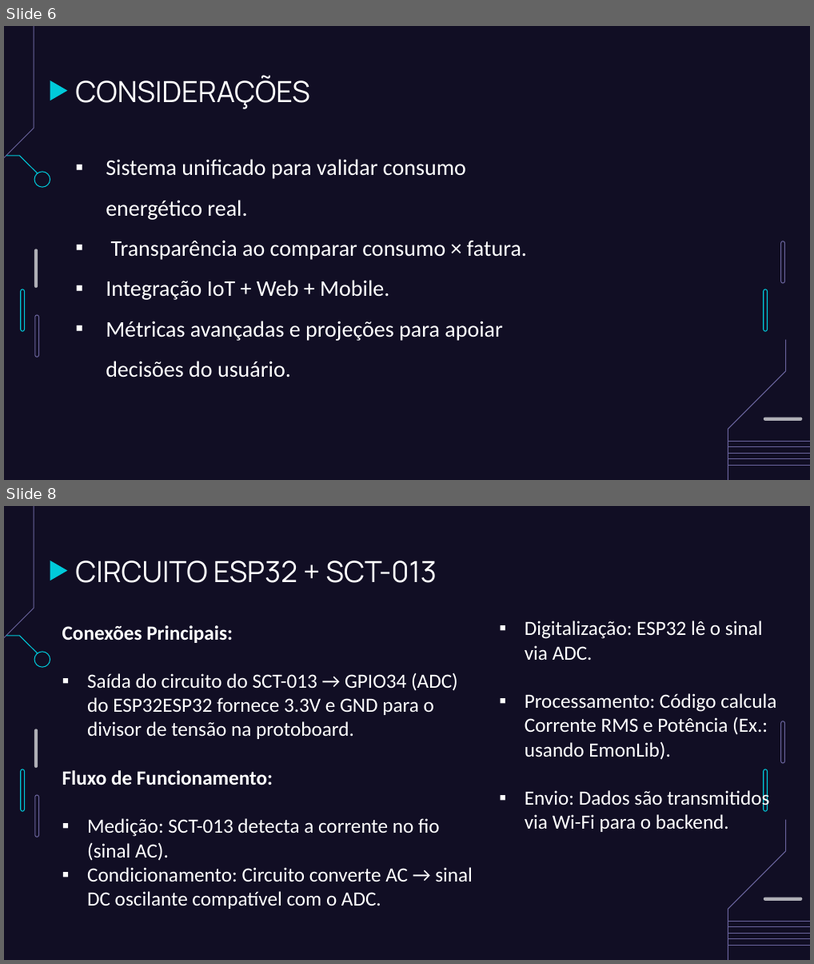
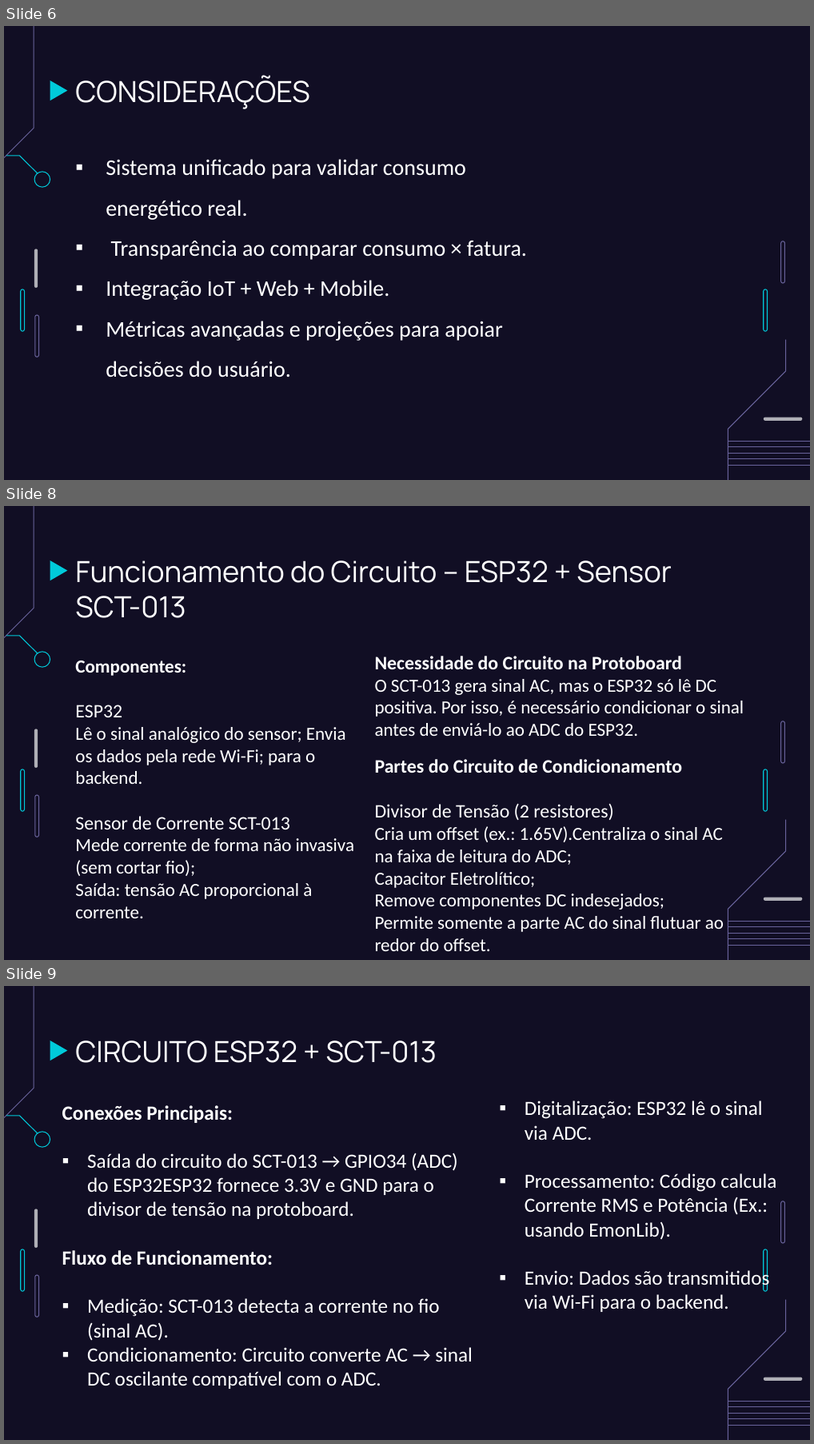
Before and after one commit to FatecFranca/DSM-G07-PI4-2025-2, a slide deck: monitor de energia eletrica.pptx. Shown one above the other, each under a label of ours: slides 6 and 8 before the commit, slides 6, 8 and 9 after it; the slides between them are not shown. The pictures are 814x964 and 814x1444 pixels, drawn with LibreOffice and Linux fonts; fonts in the diff are those of the drawing. Boxes give left, top, right and bottom in pixels: in the first picture for what was removed or moved away, otherwise in the second. Text is boxed around its words. In the diff, an @@ line names an element or a change of style, - is before the commit and + after.

```diff
--- a/monitor de energia eletrica.pptx
+++ b/monitor de energia eletrica.pptx
@@ slide 8 added at [4,506,810,960], background #110E24; not listed: 16 template elements that a slide beside it also shows @@
@@ title added at [75,560,672,618], 26 pt, text #FFFFFF @@
+Funcionamento do Circuito – ESP32 + Sensor SCT-013
@@ subtitle added at [75,660,354,899], 16.5 pt, text #FFFFFF @@
+Componentes:
+ESP32
+Lê o sinal analógico do sensor; Envia os dados pela rede Wi-Fi; para o backend.
+Sensor de Corrente SCT-013
+Mede corrente de forma não invasiva (sem cortar fio);
+Saída: tensão AC proporcional à corrente.
@@ text added at [375,656,745,736], 16.5 pt, text #FFFFFF @@
+Necessidade do Circuito na Protoboard
+O SCT-013 gera sinal AC, mas o ESP32 só lê DC positiva. Por isso, é necessário condicionar o sinal antes de enviá-lo ao ADC do ESP32.
@@ text added at [375,759,724,951], 16.5 pt, text #FFFFFF @@
+Partes do Circuito de Condicionamento
+Divisor de Tensão (2 resistores)
+Cria um offset (ex.: 1.65V).Centraliza o sinal AC na faixa de leitura do ADC;
+Capacitor Eletrolítico;
+Remove componentes DC indesejados;
+Permite somente a parte AC do sinal flutuar ao redor do offset.
@@ what was slide 8 is now slide 9 @@
```
Also in this commit, not shown: 3 slides changed.
